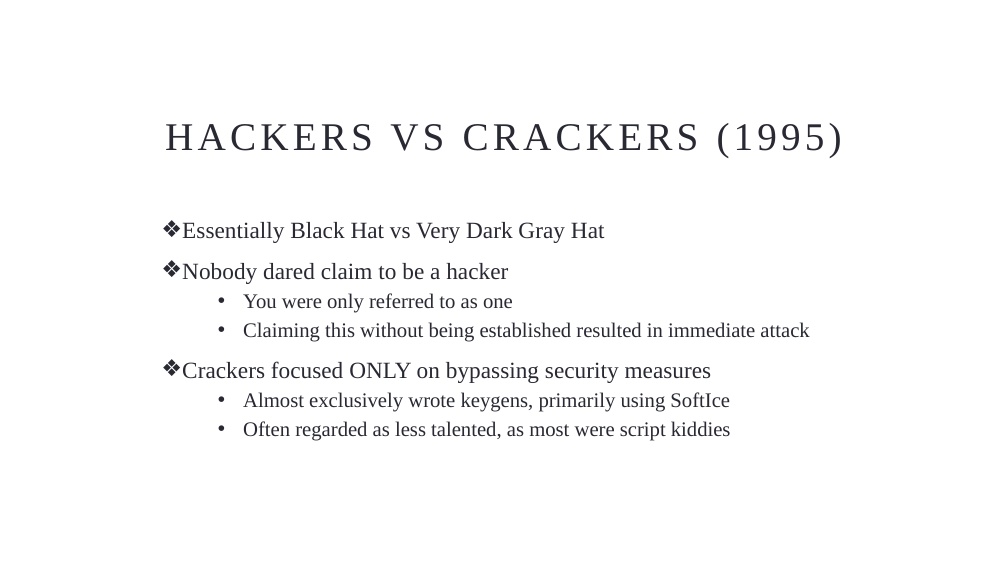
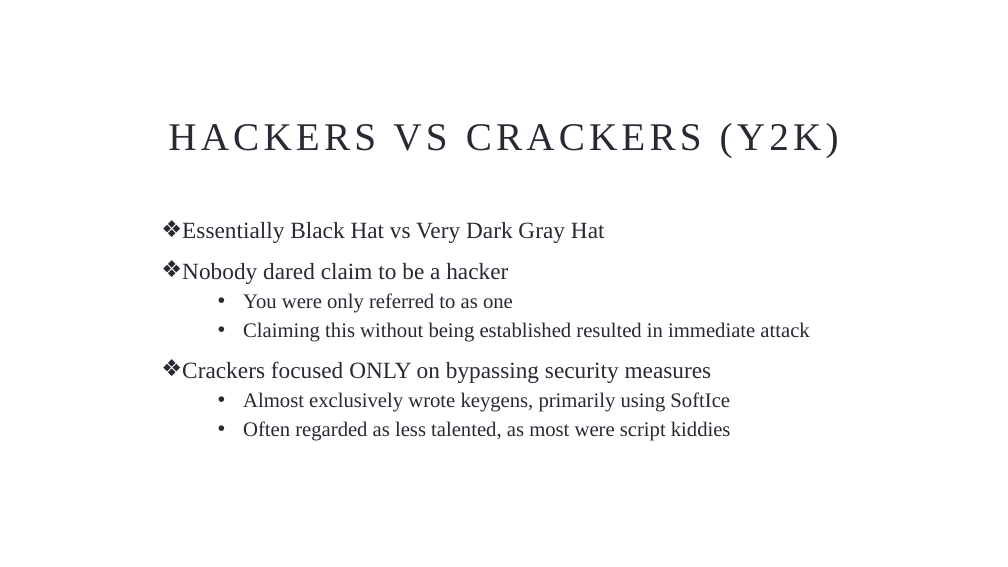
Before and after one commit to johnnyxmas/Talk_Decks, a slide deck: slide 21 of 2015/1993 BC Series/GET OFF MY LAN/1993 BC - Get Off My LAN (Hacking in the 90s)(FULL).pptx. Drawn at 1008x567 pixels with LibreOffice and Linux fonts; fonts in the diff are those of the drawing; background and template pictures are left out. Boxes give left, top, right and bottom in pixels: in the first picture for what was removed or moved away, otherwise in the second. Text is boxed around its words. In the diff, an @@ line names an element or a change of style, - is before the commit and + after.

```diff
--- a/2015/1993 BC Series/GET OFF MY LAN/1993 BC - Get Off My LAN (Hacking in the 90s)(FULL).pptx
+++ b/2015/1993 BC Series/GET OFF MY LAN/1993 BC - Get Off My LAN (Hacking in the 90s)(FULL).pptx
@@ title at [168,123,839,158]: text changed @@
-HACKERS VS CRACKERS (1995)
+HACKERS VS CRACKERS (Y2K)
```
Also in this commit, not shown: 14 other slides changed, 1 slide added, 1 slide removed, 5 other files.
